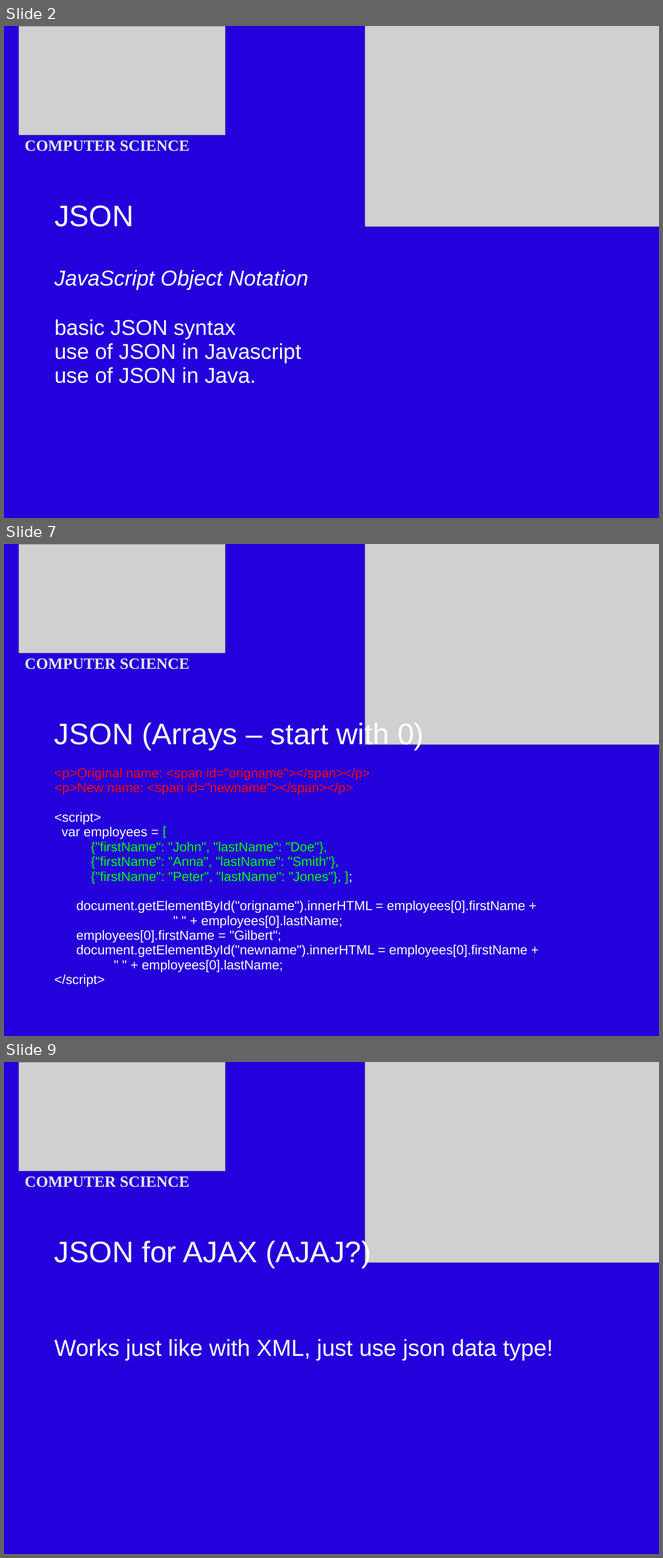
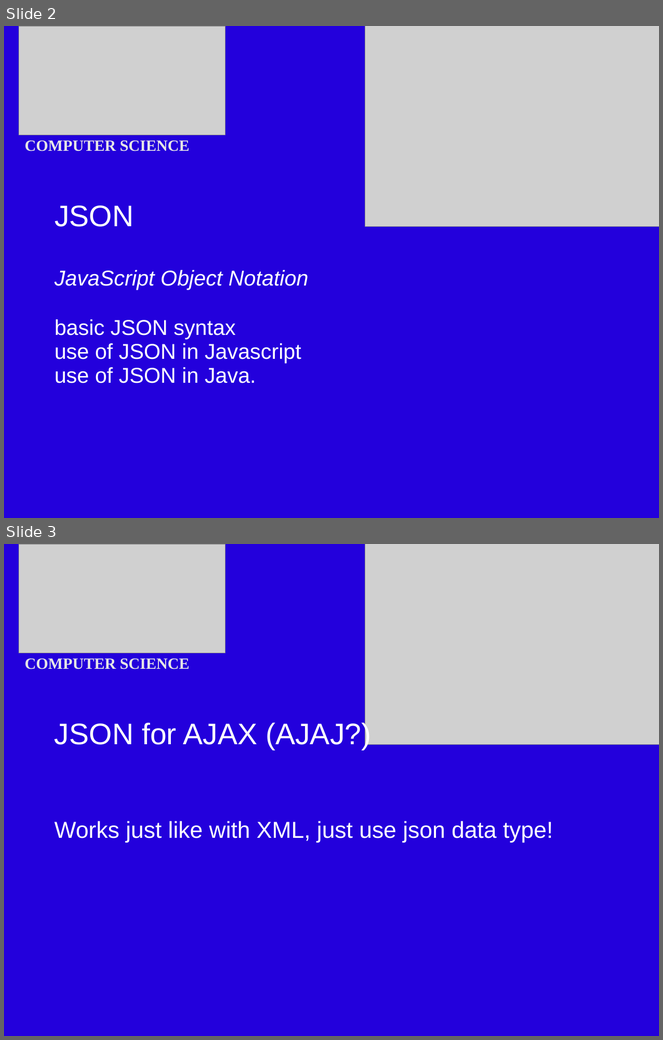
Before and after one commit to BOwsnicki/Distrib, a slide deck: slides/JSONAjax.odp. Shown one above the other, each under a label of ours: slides 2, 7 and 9 before the commit, slides 2 and 3 after it; the slides between them are not shown. The pictures are 663x1558 and 663x1040 pixels, drawn with LibreOffice and Linux fonts; fonts in the diff are those of the drawing; grey boxes stand for pictures. Boxes give left, top, right and bottom in pixels: in the first picture for what was removed or moved away, otherwise in the second. Text is boxed around its words. In the diff, an @@ line names an element or a change of style, - is before the commit and + after.

Commit message:
Some JSON cleanup

```diff
--- a/slides/JSONAjax.odp
+++ b/slides/JSONAjax.odp
@@ slide 7 removed at [4, 544, 659, 1036], background #2300DC @@
@@ picture removed at [19, 544, 225, 653] @@
@@ picture removed at [365, 544, 659, 744] @@
@@ text removed at [25, 658, 190, 669] @@
-COMPUTER SCIENCE
@@ text removed at [54, 721, 528, 987] @@
-JSON (Arrays – start with 0)
-<p>Original name: <span id="origname"></span></p>
-<p>New name: <span id="newname"></span></p>
-<script>
-var employees = [
-{"firstName": "John", "lastName": "Doe"},
-{"firstName": "Anna", "lastName": "Smith"},
-{"firstName": "Peter", "lastName": "Jones"}, ];
-document.getElementById("origname").innerHTML = employees[0].firstName +
-" " + employees[0].lastName;
-employees[0].firstName = "Gilbert";
-document.getElementById("newname").innerHTML = employees[0].firstName +
-" " + employees[0].lastName;
-</script>
@@ what was slide 9 is now slide 3 @@
```
Also in this commit, not shown: 5 other slides removed, 2 other files.
